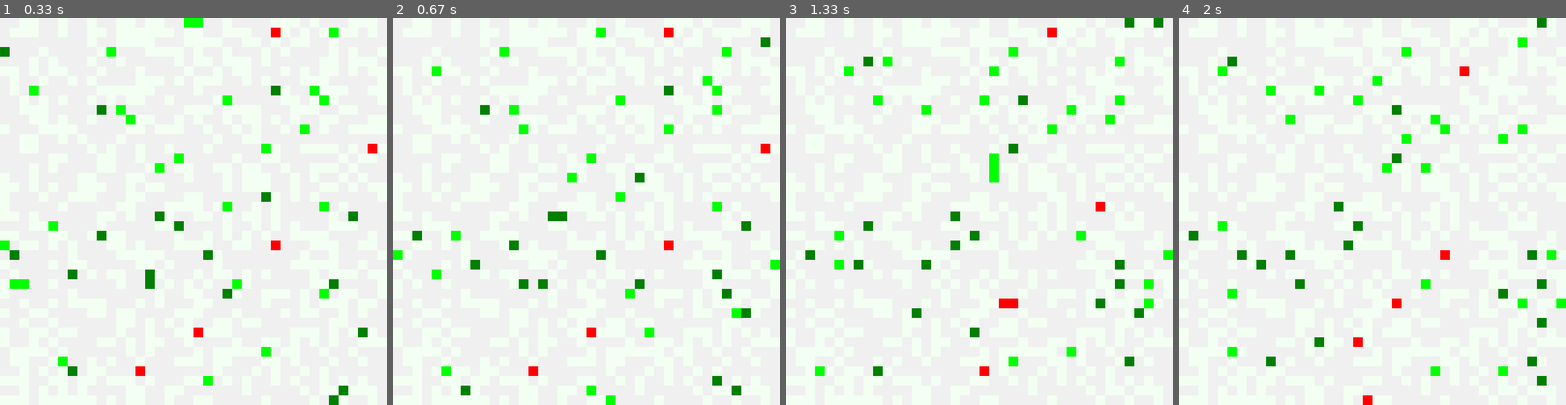
Above: before the commit, frames 1-4 (left to right).
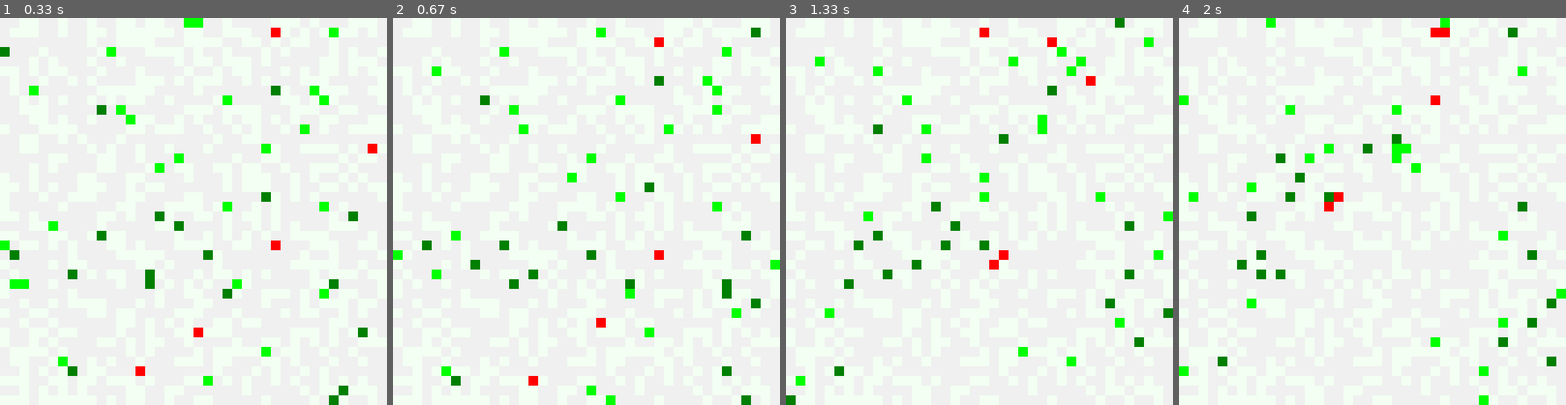
Above: after the commit, the same moments.

Repository: snisarg/263C
Game: pygame game, started from game.py
The game is run twice, just before and just after one commit, with the same random seed, the same clock (stepped at 60 frames per second) and the same inputs. The source is Python 2; it was converted automatically to run under Python 3.
Inputs:
- Up to frame 1 (0.33 s): no input
- Up to frame 2 (0.67 s): no input
- Up to frame 3 (1.33 s): no input
- Up to frame 4 (2 s): no input

Frame 1 is identical in both runs. In frame 2, 2.8% of the frame differs, in the area x 5-98%, y 2-100%; in frame 3, 6.1%, in the area x 0-100%, y 0-100%; in frame 4, 5.7%.

Commit message:
Collab working

Diff:
--- a/animat.py
+++ b/animat.py
@@ -168,13 +168,20 @@
     def __init__(self,x,y):
         Animat.__init__(self)
         self.position = [x, y]
-        self.energy = random.randint(1200,1400)
+        self.energy = random.randint(1200, 1400)
         # Set to true prey dies
         self.killed = False
+        self.wait_time = 0
 
     def move(self, game_clock):
         if game_clock % (config.hard_prey_speed() + 1) == 0:
             return
+        if self.wait_time > 0:
+            self.wait_time -= 1
+            if self.wait_time == 0:
+                self.energy = random.randint(1200, 1400)
+            return
+
         closest_animats = grid.singleton_world.around_point(self.position, config.hard_prey_range())
         step_calc = StepCalculator((10, 6, 4, 2, 1))
         for level in closest_animats:
@@ -206,6 +213,7 @@
         self.killed = False
         self.wait_time = 5
         self.id = z
+        self.signal = False
 
     # Returns animat closest to predator's positions
     def __closest_animat(self):
@@ -213,6 +221,9 @@
         for level in closest_animats:
             for block in level:
                 for anim in block:
+                    if isinstance(anim, Predator) and anim.signal is True:
+                        return anim
+                for anim in block:
                     if isinstance(anim, EPrey) or isinstance(anim, HPrey):
                         return anim # Return the anim object which is closest
         return None
@@ -234,7 +245,11 @@
         current_state = self.sense_state(anim)
         current_action = self.qlearn.choose_action(current_state)
 
-        if current_action[0] == Action.TowardsEasyPrey or current_action[0] == Action.TowardsHardPrey:
+        if current_action[0] == Action.SignalForHelp:
+            self.signal = True
+
+        if current_action[0] == Action.TowardsEasyPrey or current_action[0] == Action.TowardsHardPrey \
+            or current_action[0] == Action.TowardsSignal or current_action[0] == Action.SignalForHelp:
             coord = normalise_distance(
                 distance_diff(self.position, coord, config.predator_range()), config.predator_range())
         else:
@@ -248,44 +263,67 @@
             return
         if self.qlearn.prev_state[0] == State.NotHungry or self.qlearn.prev_state == State.PreyNotVisible:
             return
+        if self.wait_time > 0:
+            return
         occupants = grid.singleton_grid.get_occupants_in(self.position)
         for animat in occupants:
-            if isinstance(animat, EPrey) and self.qlearn.chosen_action == State.PreyEasyClosest:
+            if isinstance(animat, EPrey) and self.qlearn.chosen_action == Action.TowardsEasyPrey:
                 print "Predator ID ", self.id
                 grid.singleton_world.kill(animat)
                 self.energy += 200
                 self.qlearn.doQLearning(self.get_reward(1), self.sense_state(self.__closest_animat()))
                 break
-            elif isinstance(animat, HPrey) and animat.energy <= self.energy and self.qlearn.chosen_action == State.PreyHardClosest:
+            elif isinstance(animat, HPrey) and animat.energy <= self.energy:
+                if self.qlearn.chosen_action == Action.TowardsHardPrey:
+                    print "Predator ID ", self.id
+                    grid.singleton_world.kill(animat)
+                    self.energy += 400
+                    self.qlearn.doQLearning(self.get_reward(2), self.sense_state(self.__closest_animat()))
+                elif self.qlearn.chosen_action == Action.TowardsSignal or self.qlearn.chosen_action == Action.SignalForHelp:
+                    print "Predator ID ", self.id
+                    print "Collaborated killing at ", self.position, self.qlearn.chosen_action
+                    grid.singleton_world.kill(animat)
+                    collaborators = []
+                    for all_animats in occupants:
+                        if isinstance(all_animats, Predator) and all_animats.wait_time>0:
+                            all_animats.signal = False
+                            collaborators.append(all_animats)
+                    for all_winners in collaborators:
+                        all_winners.energy += 200
+                        all_winners.qlearn.doQLearning(self.get_reward(4), self.sense_state(self.__closest_animat()))
+
+                break
+            elif isinstance(animat, HPrey) and animat.energy > self.energy and \
+                (self.qlearn.chosen_action == Action.TowardsHardPrey or self.qlearn.chosen_action == Action.TowardsSignal \
+                         or self.qlearn.chosen_action == Action.SignalForHelp):
                 print "Predator ID ", self.id
-                grid.singleton_world.kill(animat)
-                self.energy += 400
-                self.qlearn.doQLearning(self.get_reward(2), self.sense_state(self.__closest_animat()))
-                break
-            elif isinstance(animat, HPrey) and animat.energy > self.energy and self.qlearn.chosen_action == State.PreyHardClosest:
-                print "Predator ID ", self.id
-                print "Hard prey fought back at ", animat.position
+                print "Hard prey fought back at ", animat.position, self.qlearn.chosen_action
                 # Both Predator and prey lose energy
-                animat.energy -= 100
-                self.energy -= 100
+                animat.energy -= 200
+                # self.energy -= 100
                 # Predator waits for 10 seconds
-                self.wait_time = 10
+                self.wait_time = 15
+                animat.wait_time = 5
                 self.qlearn.doQLearning(self.get_reward(3), self.sense_state(self.__closest_animat()))
                 break
+            elif isinstance(animat, HPrey):
+                print "UNDEFINED!", self.qlearn.chosen_action, self.energy, animat.energy
 
     def get_reward(self,x):
         if x == 1:
             return 0.5
         elif x == 2:
             return 1
-        else:
+        elif x == 3:
             return -1
+        else:
+            return 1.75
 
 
 
 # --- Return the state of the Animat
     def sense_state(self, closest_animat):
-
+            self.signal = False
             list_state = []
 
             if closest_animat is None:
@@ -301,8 +339,11 @@
 
                 if isinstance(closest_animat, EPrey):
                     list_state.append(State.PreyEasyClosest)
+                elif isinstance(closest_animat, HPrey):
+                    list_state.append(State.PreyHardClosest)
                 else:
-                    list_state.append(State.PreyHardClosest)
+                    list_state.append(State.FollowSignal)
+                    # print "Following from ", self.position
             return list_state
 
     def printqtable(self):
--- a/config/simple.yaml
+++ b/config/simple.yaml
@@ -12,7 +12,7 @@
 
 clock:
   ticks: 10
-  generation_size: 150
+  generation_size: 350
 
 animats:
   count:
@@ -25,6 +25,6 @@
     hard_prey: 5
     predator: 5
   speed:
-    easy_prey: 3
-    hard_prey: 4
-    predator: 5
+    easy_prey: 5
+    hard_prey: 7
+    predator: 10
--- a/qlearning.py
+++ b/qlearning.py
@@ -40,9 +40,9 @@
     def settable(self):
         self.table[State.PreyNotVisible] = [Action.MoveRandomly, self.rand()]
         self.table[(State.Hungry, State.PreyEasyClosest)] = [Action.TowardsEasyPrey, self.rand(), Action.MoveRandomly, 0.2]
-        self.table[(State.Hungry, State.PreyHardClosest)] = [Action.TowardsHardPrey, self.rand(), Action.MoveRandomly, 0.2]
+        self.table[(State.Hungry, State.PreyHardClosest)] = [Action.TowardsHardPrey, self.rand(), Action.MoveRandomly, 0.2,
+                                                             Action.SignalForHelp, self.rand()]
         self.table[State.NotHungry] = [Action.MoveRandomly, self.rand()]
-        self.table[(State.Hungry, State.PredatorAskHelp)] = [Action.SignalForHelp, self.rand()]
         self.table[(State.Hungry, State.FollowSignal)] = [Action.TowardsSignal, self.rand()]
 
 
